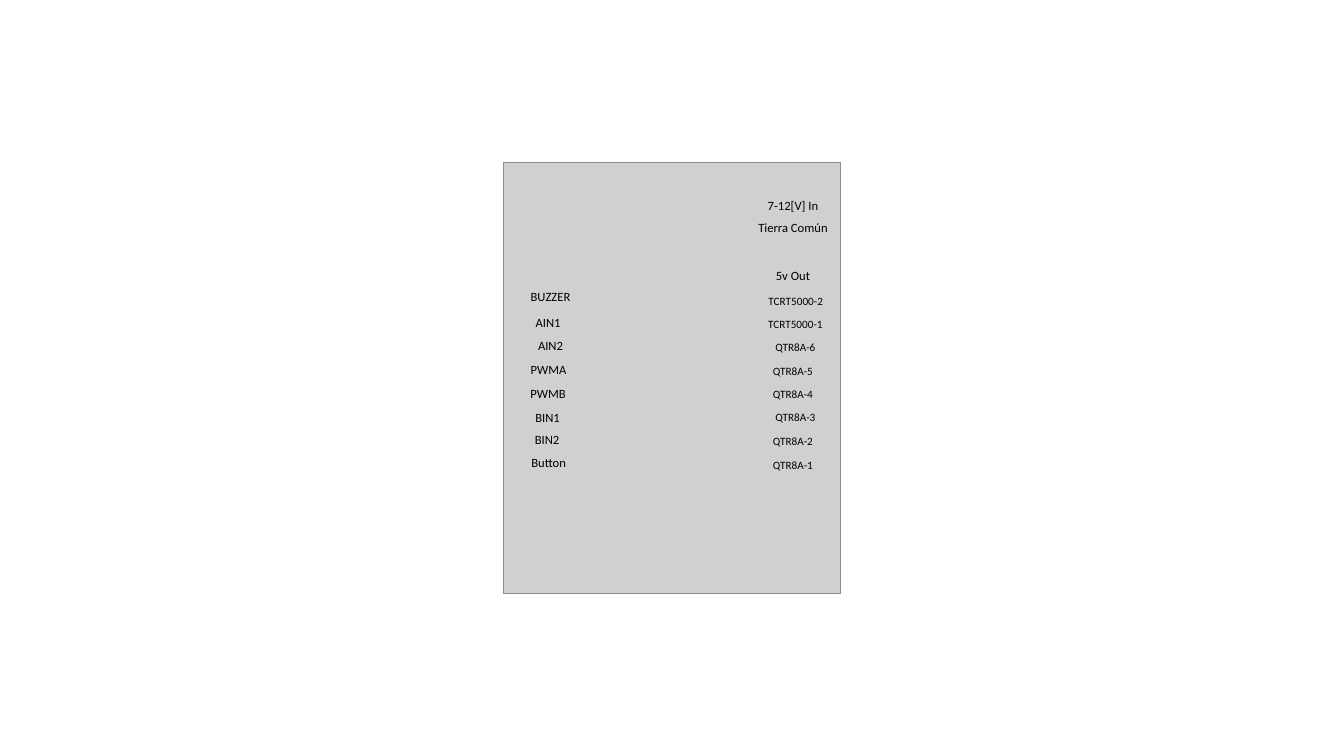
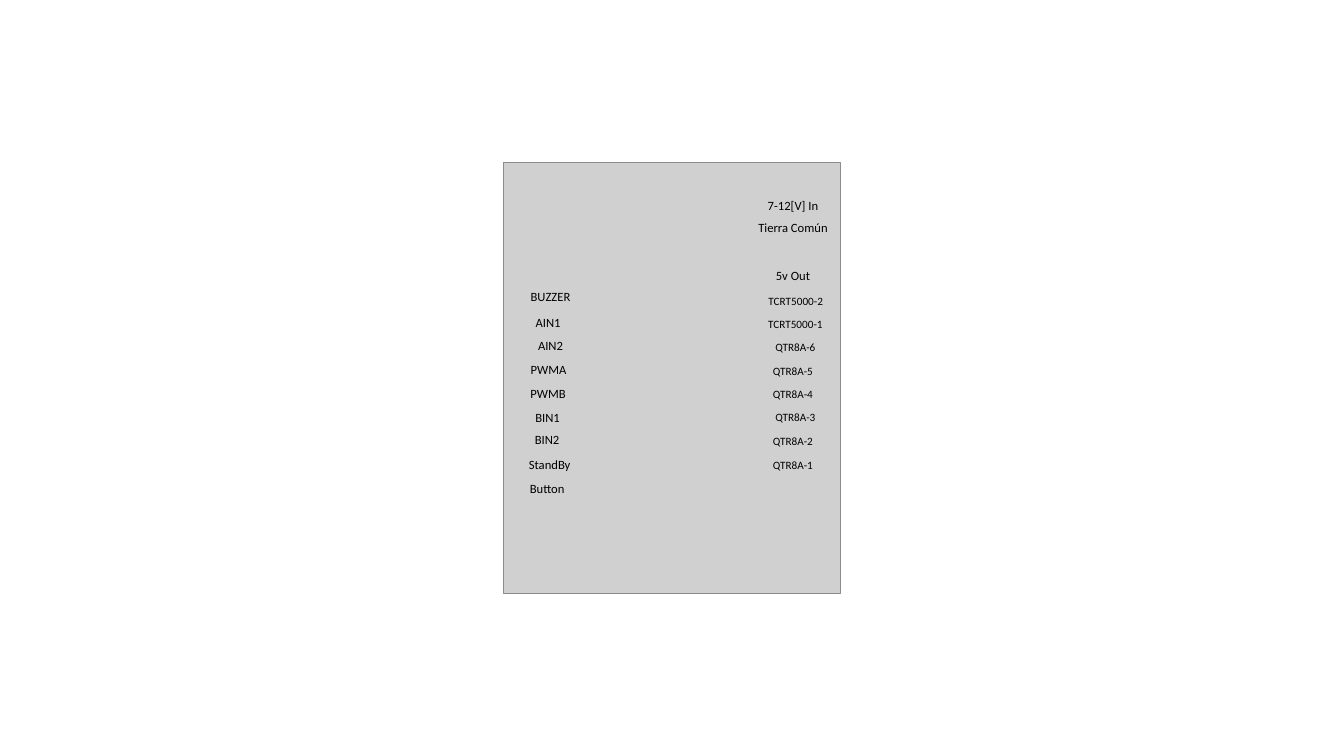
Before and after one commit to tnacho-23/Robotracer_Project, a slide deck: slide 1 of Presentation/Configuración.pptx. Drawn at 1344x756 pixels with LibreOffice and Linux fonts; fonts in the diff are those of the drawing; grey boxes stand for pictures. Boxes give left, top, right and bottom in pixels: in the first picture for what was removed or moved away, otherwise in the second. Text is boxed around its words. In the diff, an @@ line names an element or a change of style, - is before the commit and + after.

```diff
--- a/Presentation/Configuración.pptx
+++ b/Presentation/Configuración.pptx
@@ text "Button": place and size @@
-text "Button" at (531, 459, 566, 467)
+text "Button" at (530, 485, 565, 493)
@@ text added at (529, 460, 571, 471), 9 pt, text #000000 @@
+StandBy
```
Also in this commit, not shown: 1 other file.
